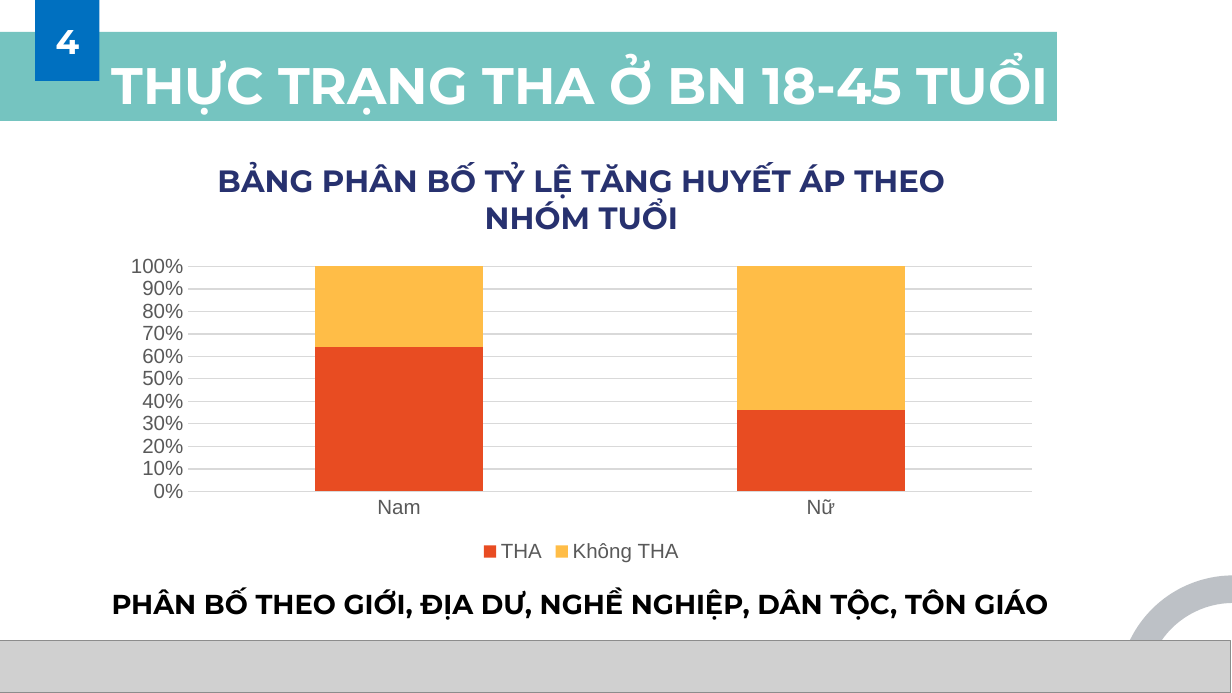
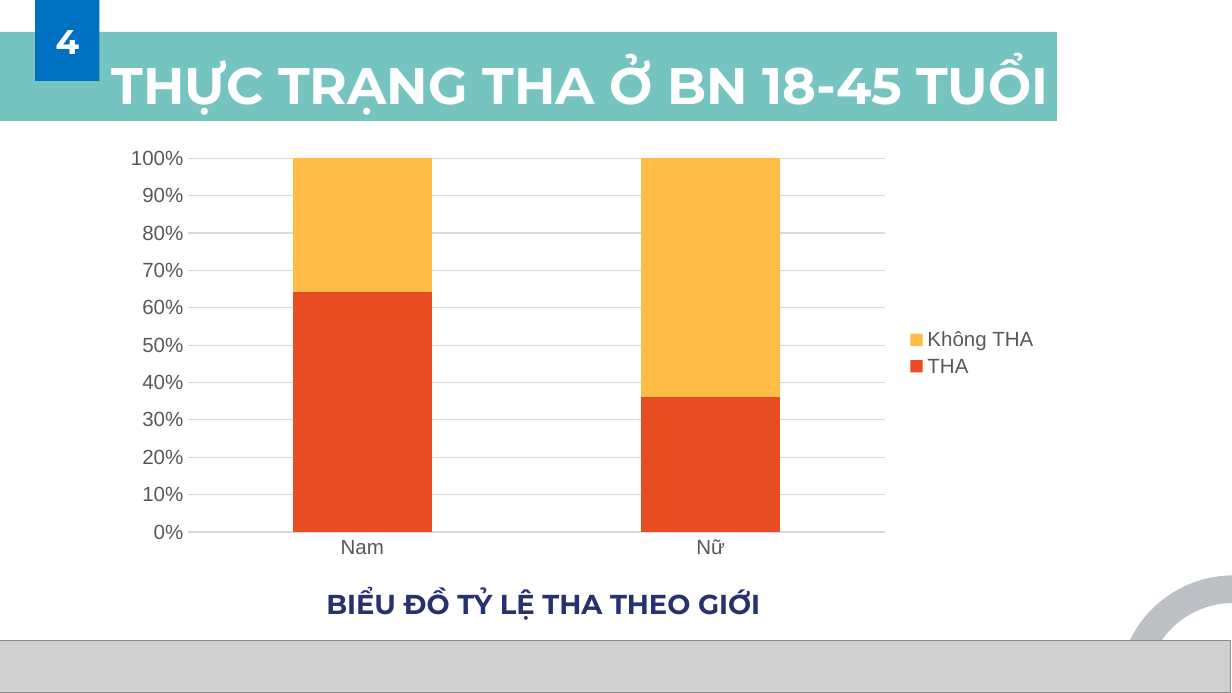
Before and after one commit to MedPocket/HPMUDocs-2021, a slide deck: slide 31 of Nghien-cuu-khoa-hoc/Nhom-4_K39C_Thuyet-trinh-NCKH.pptx (slide 33 before the commit). Drawn at 1232x693 pixels with LibreOffice and Linux fonts; fonts in the diff are those of the drawing; grey boxes stand for pictures; background and template pictures are left out. Boxes give left, top, right and bottom in pixels: in the first picture for what was removed or moved away, otherwise in the second. Text is boxed around its words. In the diff, an @@ line names an element or a change of style, - is before the commit and + after.

```diff
--- a/Nghien-cuu-khoa-hoc/Nhom-4_K39C_Thuyet-trinh-NCKH.pptx
+++ b/Nghien-cuu-khoa-hoc/Nhom-4_K39C_Thuyet-trinh-NCKH.pptx
@@ column stacked 100% chart at box(112, 139, 1051, 568) @@
@@ title "BẢNG PHÂN BỐ TỶ LỆ TĂNG HUYẾT ÁP THEO NHÓM TUỔI " removed @@
@@ legend changed @@
@@ text at box(326, 587, 760, 620): text changed; text colour #000000 to #27316F @@
-PHÂN BỐ THEO GIỚI, ĐỊA DƯ, NGHỀ NGHIỆP, DÂN TỘC, TÔN GIÁO
+BIỂU ĐỒ TỶ LỆ THA THEO GIỚI
```
Also in this commit, not shown: 22 other slides changed, 4 slides added, 3 slides removed.
